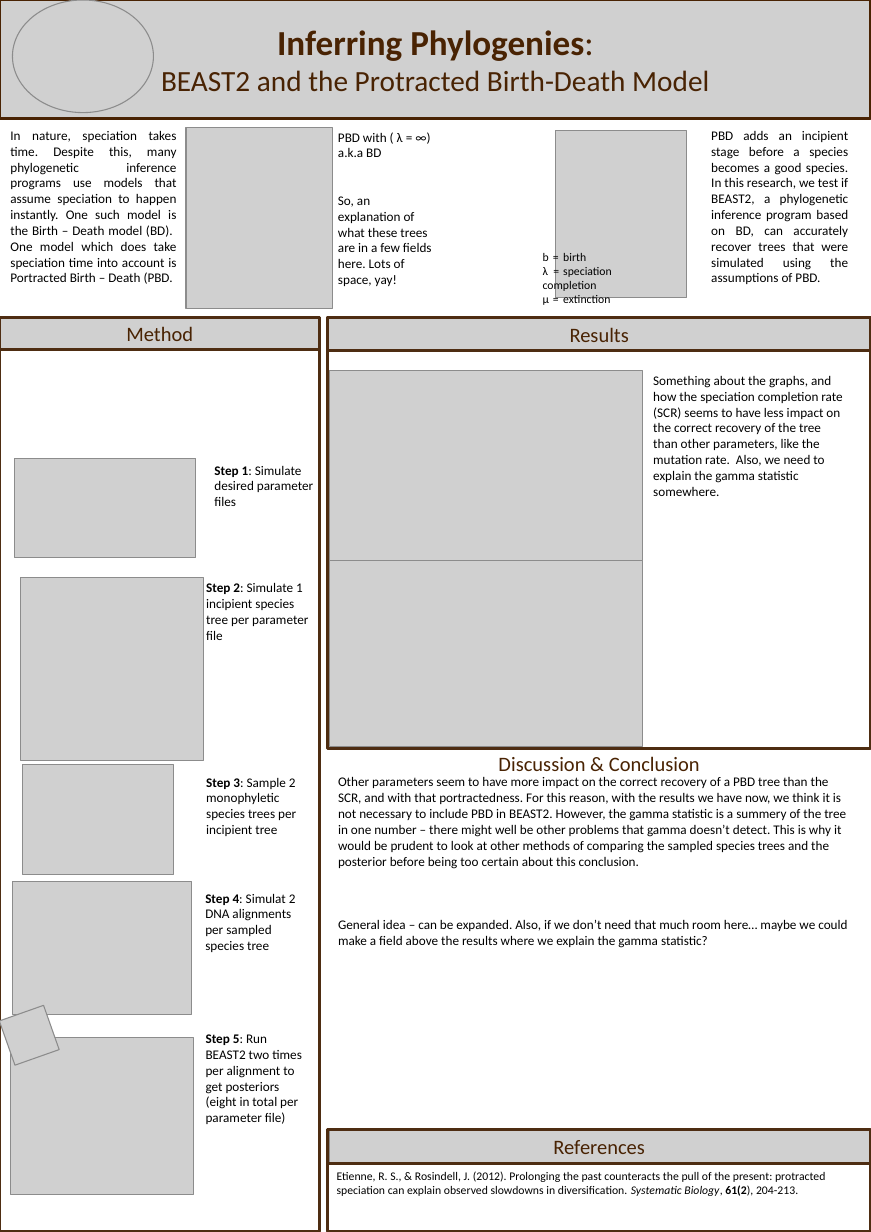
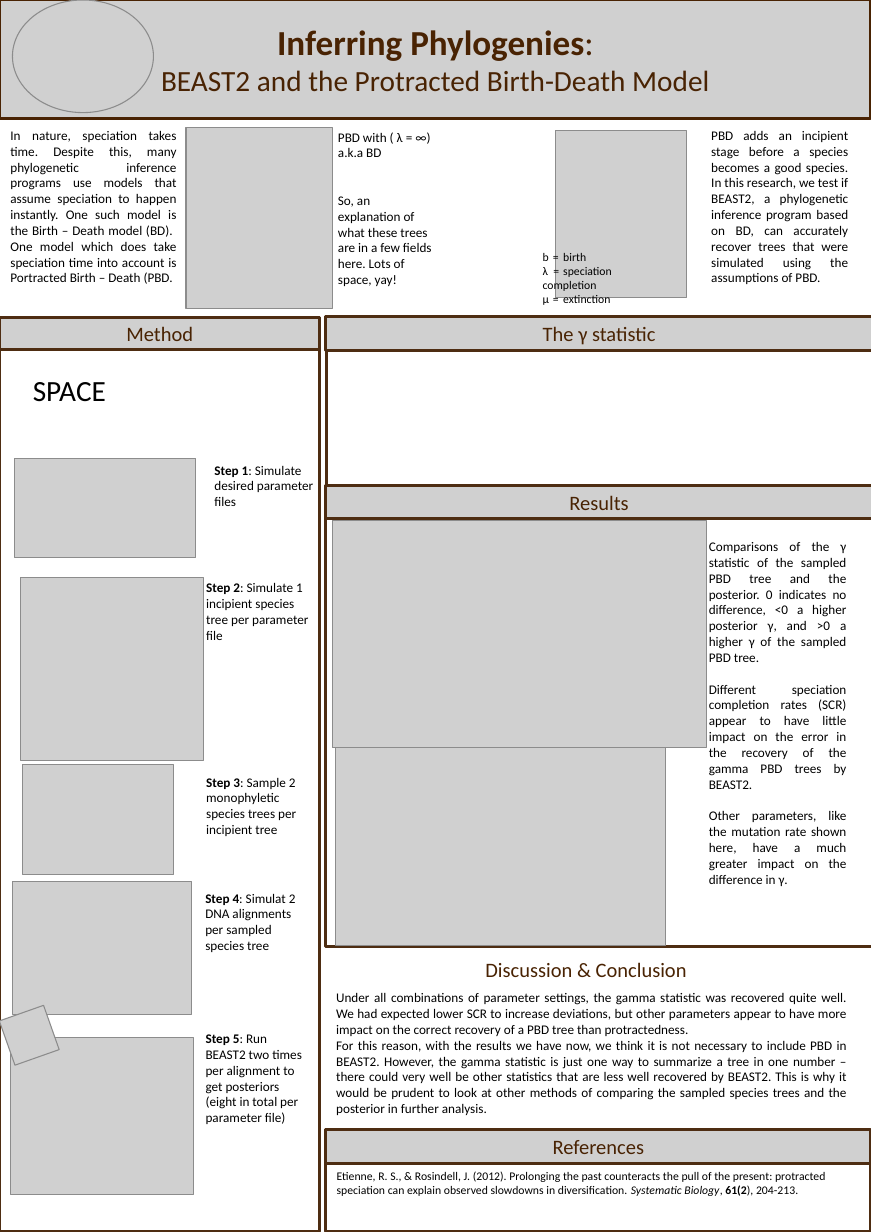
Before and after one commit to richelbilderbeek/Cer2016, a slide deck: slide 1 of doc/poster_final_femke_deel.pptx. Drawn at 871x1232 pixels with LibreOffice and Linux fonts; fonts in the diff are those of the drawing; grey boxes stand for pictures; background and template pictures are left out. Boxes give left, top, right and bottom in pixels: in the first picture for what was removed or moved away, otherwise in the second. Text is boxed around its words. In the diff, an @@ line names an element or a change of style, - is before the commit and + after.

```diff
--- a/doc/poster_final_femke_deel.pptx
+++ b/doc/poster_final_femke_deel.pptx
@@ rectangle added at (325,317,871,351), outline #4E2D12 2 pt, 14 pt, text #492303 @@
+The γ statistic
@@ rectangle added at (326,324,871,490), outline #4E2D12 2 pt @@
@@ picture added at (326,318,871,351) @@
@@ text added at (33,382,106,402), 20 pt, text #000000 @@
+SPACE
@@ rectangle "Results": place and size @@
-rectangle "Results" at (328,317,871,350)
+rectangle "Results" at (325,486,871,518)
@@ picture: place and size @@
-picture at (328,317,871,350)
+picture at (326,487,871,519)
@@ rectangle: place and size @@
-rectangle at (328,317,871,748)
+rectangle at (325,512,871,947)
@@ picture: place and size @@
-picture at (330,371,642,561)
+picture at (333,520,707,748)
@@ text at (709,542,847,886): text changed @@
-Something about the graphs, and how the speciation completion rate (SCR) seems to have less impact on the correct recovery of the tree than other parameters, like the mutation rate. Also, we need to explain the gamma statistic somewhere.
+Comparisons of the γ statistic of the sampled PBD tree and the posterior. 0 indicates no difference, <0 a higher posterior γ, and >0 a higher γ of the sampled PBD tree.
+Different speciation completion rates (SCR) appear to have little impact on the error in the recovery of the gamma PBD trees by BEAST2.
+Other parameters, like the mutation rate shown here, have a much greater impact on the difference in γ.
@@ picture: place and size @@
-picture at (330,556,642,747)
+picture at (336,745,666,945)
@@ text "Discussion & Conclusion": place and size @@
-text "Discussion & Conclusion" at (498,756,700,771)
+text "Discussion & Conclusion" at (485,962,687,977)
@@ text at (336,993,847,1115): text changed @@
-Other parameters seem to have more impact on the correct recovery of a PBD tree than the SCR, and with that portractedness. For this reason, with the results we have now, we think it is not necessary to include PBD in BEAST2. However, the gamma statistic is a summery of the tree in one number – there might well be other problems that gamma doesn’t detect. This is why it would be prudent to look at other methods of comparing the sampled species trees and the posterior before being too certain about this conclusion.
-General idea – can be expanded. Also, if we don’t need that much room here… maybe we could make a field above the results where we explain the gamma statistic?
+Under all combinations of parameter settings, the gamma statistic was recovered quite well. We had expected lower SCR to increase deviations, but other parameters appear to have more impact on the correct recovery of a PBD tree than protractedness.
+For this reason, with the results we have now, we think it is not necessary to include PBD in BEAST2. However, the gamma statistic is just one way to summarize a tree in one number – there could very well be other statistics that are less well recovered by BEAST2. This is why it would be prudent to look at other methods of comparing the sampled species trees and the posterior in further analysis.
@@ picture: place and size @@
-picture at (329,1129,871,1163)
+picture at (325,1129,871,1164)
```
Also in this commit, not shown: 1 other file.
